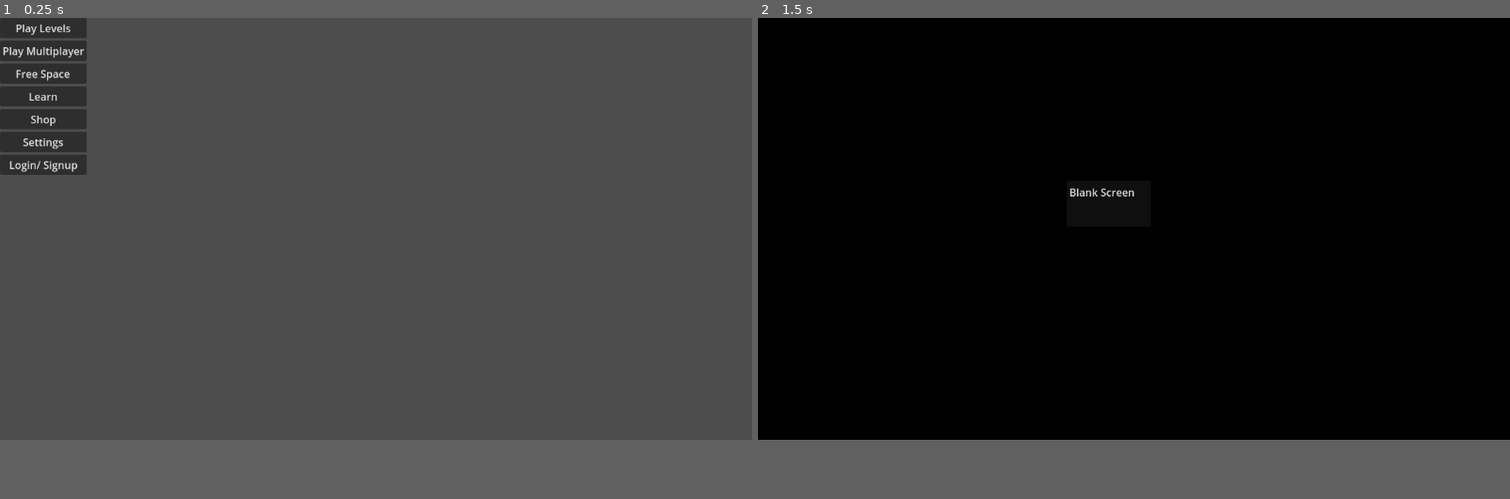
Above: before the commit, frames 1-2 (left to right).
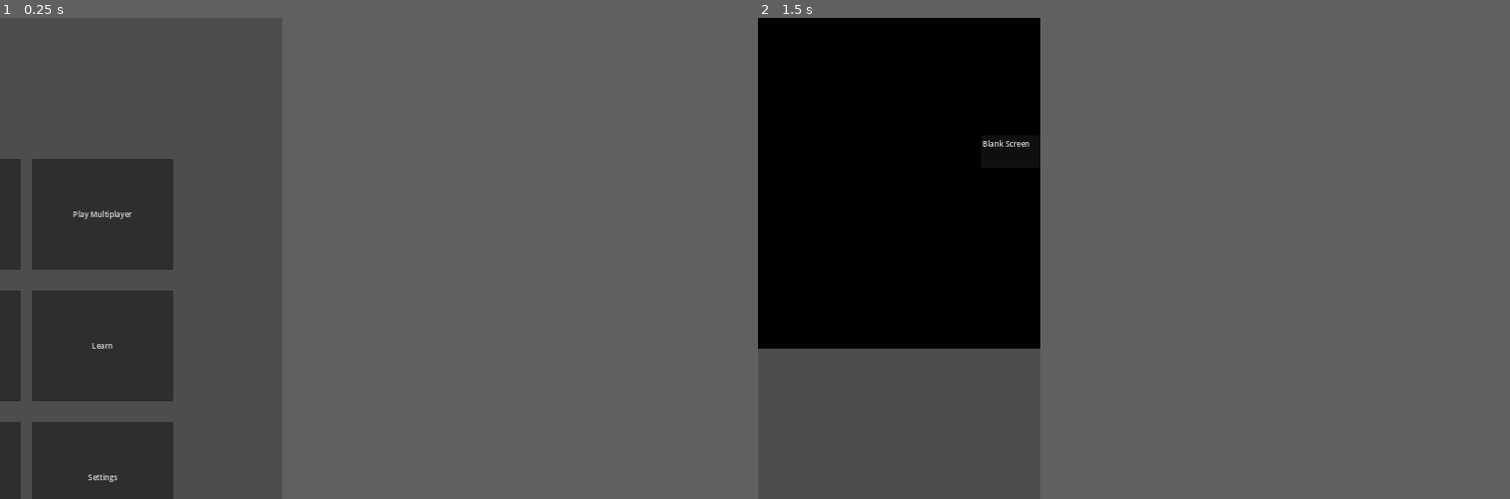
Above: after the commit, the same moments.

Repository: husnain106/dissertation
Game: Godot game, scene res://Scenes/main_menu.tscn
Same seed, same stepped clock (60 frames per second), same inputs: the game is played once before the commit and once after it.
Inputs:
- Up to frame 1 (0.25 s): no input
- Up to frame 2 (1.5 s): click "Play Multiplayer" at 0.5 s; tap Enter at 1.25 s
The window is 799x449 before the commit and 300x512 after it. Grey fills any space a smaller window leaves; there, only what the larger window draws over its background counts as a difference.

The runs differ from the first frame. In frame 1, 15% of the frame differs, in the area x 0-38%, y 0-100%; in frame 2, 7.3%.

Commit message:
Rearrangin objects on main menu, to be continued..

Diff:
--- a/Project/Scenes/main_menu.tscn
+++ b/Project/Scenes/main_menu.tscn
@@ -3,54 +3,168 @@
 [ext_resource type="Script" path="res://main_menu.gd" id="1_4f40b"]
 
 [node name="main_menu" type="Control"]
+custom_minimum_size = Vector2(600, 1024)
 layout_mode = 3
 anchors_preset = 15
 anchor_right = 1.0
 anchor_bottom = 1.0
+offset_right = -552.0
+offset_bottom = 376.0
 grow_horizontal = 2
 grow_vertical = 2
 script = ExtResource("1_4f40b")
 
-[node name="MarginContainer" type="MarginContainer" parent="."]
+[node name="margin_main" type="MarginContainer" parent="."]
+custom_minimum_size = Vector2(600, 1024)
 layout_mode = 0
-offset_right = 40.0
-offset_bottom = 40.0
+offset_right = 441.0
+offset_bottom = 368.0
+theme_override_constants/margin_left = 0
+theme_override_constants/margin_top = 0
+theme_override_constants/margin_right = 0
+theme_override_constants/margin_bottom = 0
 
-[node name="VBoxContainer" type="VBoxContainer" parent="MarginContainer"]
+[node name="vertical" type="VBoxContainer" parent="margin_main"]
+custom_minimum_size = Vector2(600, 1024)
 layout_mode = 2
 
-[node name="play_levels" type="Button" parent="MarginContainer/VBoxContainer"]
+[node name="margin_row1" type="MarginContainer" parent="margin_main/vertical"]
+layout_mode = 2
+theme_override_constants/margin_left = 10
+theme_override_constants/margin_top = 10
+theme_override_constants/margin_right = 10
+theme_override_constants/margin_bottom = 10
+
+[node name="row1" type="HBoxContainer" parent="margin_main/vertical/margin_row1"]
+custom_minimum_size = Vector2(600, 256)
+layout_mode = 2
+
+[node name="margin_login_signup" type="MarginContainer" parent="margin_main/vertical/margin_row1/row1"]
+layout_mode = 2
+theme_override_constants/margin_left = 10
+theme_override_constants/margin_top = 10
+theme_override_constants/margin_right = 10
+theme_override_constants/margin_bottom = 10
+
+[node name="login_signup" type="Button" parent="margin_main/vertical/margin_row1/row1/margin_login_signup"]
+layout_mode = 2
+text = "Login/ Signup"
+
+[node name="temp_quit" type="Button" parent="margin_main/vertical/margin_row1/row1"]
+custom_minimum_size = Vector2(40, 40)
+layout_mode = 2
+text = "Quit"
+
+[node name="margin_row2" type="MarginContainer" parent="margin_main/vertical"]
+layout_mode = 2
+theme_override_constants/margin_left = 10
+theme_override_constants/margin_top = 10
+theme_override_constants/margin_right = 10
+theme_override_constants/margin_bottom = 10
+
+[node name="row2" type="HBoxContainer" parent="margin_main/vertical/margin_row2"]
+custom_minimum_size = Vector2(600, 256)
+layout_mode = 2
+
+[node name="margin_play_levels" type="MarginContainer" parent="margin_main/vertical/margin_row2/row2"]
+layout_mode = 2
+theme_override_constants/margin_left = 10
+theme_override_constants/margin_top = 10
+theme_override_constants/margin_right = 10
+theme_override_constants/margin_bottom = 10
+
+[node name="play_levels" type="Button" parent="margin_main/vertical/margin_row2/row2/margin_play_levels"]
+custom_minimum_size = Vector2(300, 0)
 layout_mode = 2
 text = "Play Levels"
 
-[node name="play_multiplayer" type="Button" parent="MarginContainer/VBoxContainer"]
+[node name="margin_play_multiplayer" type="MarginContainer" parent="margin_main/vertical/margin_row2/row2"]
+layout_mode = 2
+theme_override_constants/margin_left = 10
+theme_override_constants/margin_top = 10
+theme_override_constants/margin_right = 10
+theme_override_constants/margin_bottom = 10
+
+[node name="play_multiplayer" type="Button" parent="margin_main/vertical/margin_row2/row2/margin_play_multiplayer"]
+custom_minimum_size = Vector2(300, 0)
 layout_mode = 2
 text = "Play Multiplayer"
 
-[node name="free_space" type="Button" parent="MarginContainer/VBoxContainer"]
+[node name="margin_row3" type="MarginContainer" parent="margin_main/vertical"]
+layout_mode = 2
+theme_override_constants/margin_left = 10
+theme_override_constants/margin_top = 10
+theme_override_constants/margin_right = 10
+theme_override_constants/margin_bottom = 10
+
+[node name="row3" type="HBoxContainer" parent="margin_main/vertical/margin_row3"]
+custom_minimum_size = Vector2(600, 256)
+layout_mode = 2
+
+[node name="margin_free_space" type="MarginContainer" parent="margin_main/vertical/margin_row3/row3"]
+layout_mode = 2
+theme_override_constants/margin_left = 10
+theme_override_constants/margin_top = 10
+theme_override_constants/margin_right = 10
+theme_override_constants/margin_bottom = 10
+
+[node name="free_space" type="Button" parent="margin_main/vertical/margin_row3/row3/margin_free_space"]
+custom_minimum_size = Vector2(300, 0)
 layout_mode = 2
 text = "Free Space"
 
-[node name="learn" type="Button" parent="MarginContainer/VBoxContainer"]
+[node name="margin_learn" type="MarginContainer" parent="margin_main/vertical/margin_row3/row3"]
+layout_mode = 2
+theme_override_constants/margin_left = 10
+theme_override_constants/margin_top = 10
+theme_override_constants/margin_right = 10
+theme_override_constants/margin_bottom = 10
+
+[node name="learn" type="Button" parent="margin_main/vertical/margin_row3/row3/margin_learn"]
+custom_minimum_size = Vector2(300, 0)
 layout_mode = 2
 text = "Learn"
 
-[node name="shop" type="Button" parent="MarginContainer/VBoxContainer"]
+[node name="margin_row4" type="MarginContainer" parent="margin_main/vertical"]
+layout_mode = 2
+theme_override_constants/margin_left = 10
+theme_override_constants/margin_top = 10
+theme_override_constants/margin_right = 10
+theme_override_constants/margin_bottom = 10
+
+[node name="row4" type="HBoxContainer" parent="margin_main/vertical/margin_row4"]
+custom_minimum_size = Vector2(600, 256)
+layout_mode = 2
+
+[node name="margin_shop" type="MarginContainer" parent="margin_main/vertical/margin_row4/row4"]
+layout_mode = 2
+theme_override_constants/margin_left = 10
+theme_override_constants/margin_top = 10
+theme_override_constants/margin_right = 10
+theme_override_constants/margin_bottom = 10
+
+[node name="shop" type="Button" parent="margin_main/vertical/margin_row4/row4/margin_shop"]
+custom_minimum_size = Vector2(300, 0)
 layout_mode = 2
 text = "Shop"
 
-[node name="settings" type="Button" parent="MarginContainer/VBoxContainer"]
+[node name="margin_settings" type="MarginContainer" parent="margin_main/vertical/margin_row4/row4"]
+custom_minimum_size = Vector2(300, 0)
+layout_mode = 2
+theme_override_constants/margin_left = 10
+theme_override_constants/margin_top = 10
+theme_override_constants/margin_right = 10
+theme_override_constants/margin_bottom = 10
+
+[node name="settings" type="Button" parent="margin_main/vertical/margin_row4/row4/margin_settings"]
+custom_minimum_size = Vector2(300, 0)
 layout_mode = 2
 text = "Settings"
 
-[node name="login_signup" type="Button" parent="MarginContainer/VBoxContainer"]
-layout_mode = 2
-text = "Login/ Signup"
-
-[connection signal="pressed" from="MarginContainer/VBoxContainer/play_levels" to="." method="_on_play_levels_pressed"]
-[connection signal="pressed" from="MarginContainer/VBoxContainer/play_multiplayer" to="." method="_on_play_multiplayer_pressed"]
-[connection signal="pressed" from="MarginContainer/VBoxContainer/free_space" to="." method="_on_free_space_pressed"]
-[connection signal="pressed" from="MarginContainer/VBoxContainer/learn" to="." method="_on_learn_pressed"]
-[connection signal="pressed" from="MarginContainer/VBoxContainer/shop" to="." method="_on_shop_pressed"]
-[connection signal="pressed" from="MarginContainer/VBoxContainer/settings" to="." method="_on_settings_pressed"]
-[connection signal="pressed" from="MarginContainer/VBoxContainer/login_signup" to="." method="_on_login_signup_pressed"]
+[connection signal="pressed" from="margin_main/vertical/margin_row1/row1/margin_login_signup/login_signup" to="." method="_on_login_signup_pressed"]
+[connection signal="pressed" from="margin_main/vertical/margin_row2/row2/margin_play_levels/play_levels" to="." method="_on_play_levels_pressed"]
+[connection signal="pressed" from="margin_main/vertical/margin_row2/row2/margin_play_multiplayer/play_multiplayer" to="." method="_on_play_multiplayer_pressed"]
+[connection signal="pressed" from="margin_main/vertical/margin_row3/row3/margin_free_space/free_space" to="." method="_on_free_space_pressed"]
+[connection signal="pressed" from="margin_main/vertical/margin_row3/row3/margin_learn/learn" to="." method="_on_learn_pressed"]
+[connection signal="pressed" from="margin_main/vertical/margin_row4/row4/margin_shop/shop" to="." method="_on_shop_pressed"]
+[connection signal="pressed" from="margin_main/vertical/margin_row4/row4/margin_settings/settings" to="." method="_on_settings_pressed"]
--- a/Project/project.godot
+++ b/Project/project.godot
@@ -15,6 +15,13 @@
 config/features=PackedStringArray("4.1", "Mobile")
 config/icon="res://icon.svg"
 
+[display]
+
+window/size/viewport_width=300
+window/size/viewport_height=512
+window/stretch/scale=0.5
+window/handheld/orientation=1
+
 [rendering]
 
 renderer/rendering_method="mobile"
